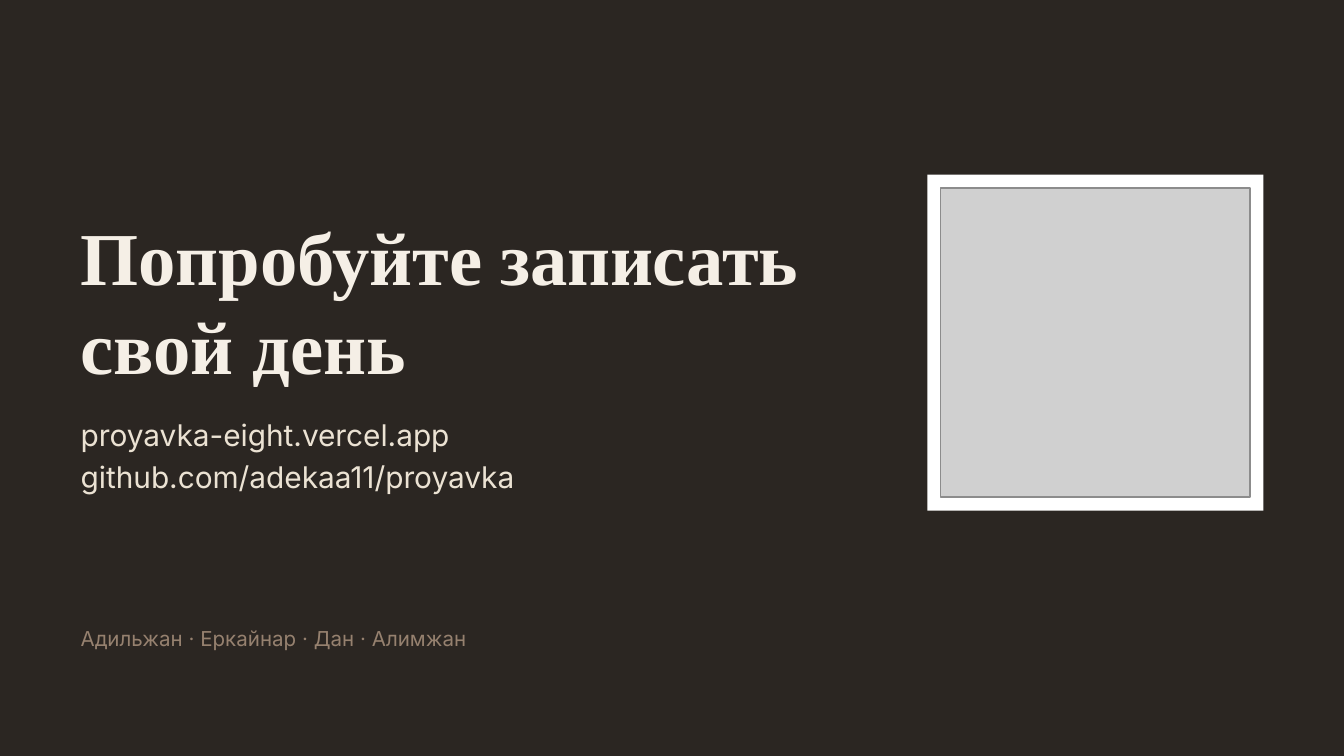
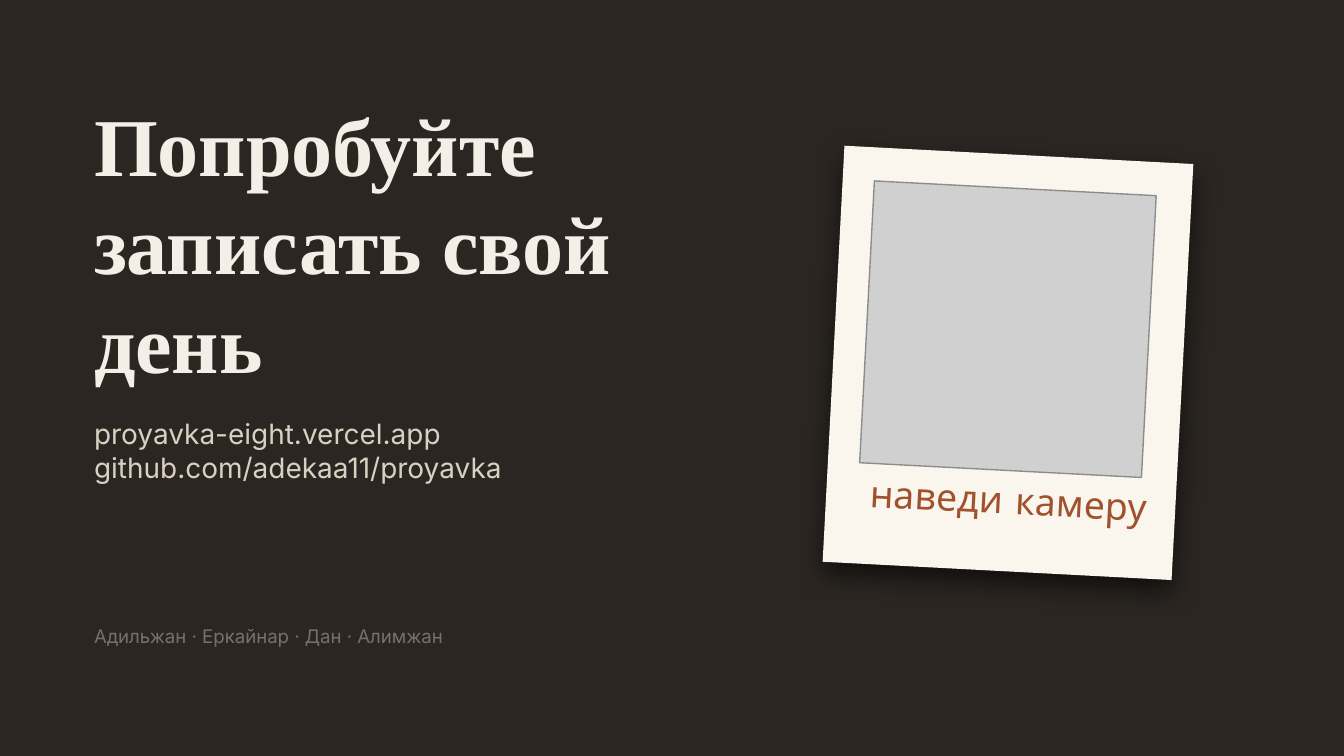
Before and after one commit to adekaa11/limelight, a slide deck: slide 11 of docs/proyavka-presentation.pptx. Drawn at 1344x756 pixels with LibreOffice and Linux fonts; fonts in the diff are those of the drawing; grey boxes stand for pictures. Boxes give left, top, right and bottom in pixels: in the first picture for what was removed or moved away, otherwise in the second. Text is boxed around its words. In the diff, an @@ line names an element or a change of style, - is before the commit and + after.

```diff
--- a/docs/proyavka-presentation.pptx
+++ b/docs/proyavka-presentation.pptx
@@ text "Попробуйте записать свой день": place and size @@
-text "Попробуйте записать свой день" at [81, 231, 799, 387]
+text "Попробуйте записать свой день" at [94, 117, 611, 388]
@@ text "Попробуйте записать свой день" at [94, 117, 611, 388]: size 40 to 44 pt, text colour #F5EFE6 to #F4EFE6 @@
@@ rectangle at [823, 146, 1193, 580]: fill #FFFFFF to #FAF6EE; shadow on; rotation 0 to 3 degrees @@
@@ picture at [860, 181, 1156, 478]: rotation 0 to 3 degrees @@
@@ text "proyavka-eight.vercel.app": place and size @@
-text "proyavka-eight.vercel.app" at [81, 423, 515, 494]
+text "proyavka-eight.vercel.app" at [94, 423, 502, 484]
@@ text "proyavka-eight.vercel.app" at [94, 423, 502, 484]: size 16 to 15 pt, text colour #EBE2D3 to #D9D0C1; less space between paragraphs @@
@@ text added at [869, 487, 1146, 529], 20 pt, text #A0522D @@
+наведи камеру
@@ text "Адильжан · Еркайнар · Дан ...": place and size @@
-text "Адильжан · Еркайнар · Дан ..." at [81, 630, 466, 650]
+text "Адильжан · Еркайнар · Дан ..." at [94, 629, 442, 647]
@@ text "Адильжан · Еркайнар · Дан ..." at [94, 629, 442, 647]: size 11 to 10 pt, text colour #96816F to #7A7066; vertical alignment middle to top @@
```
Also in this commit, not shown: 10 other slides changed, 10 other files.
